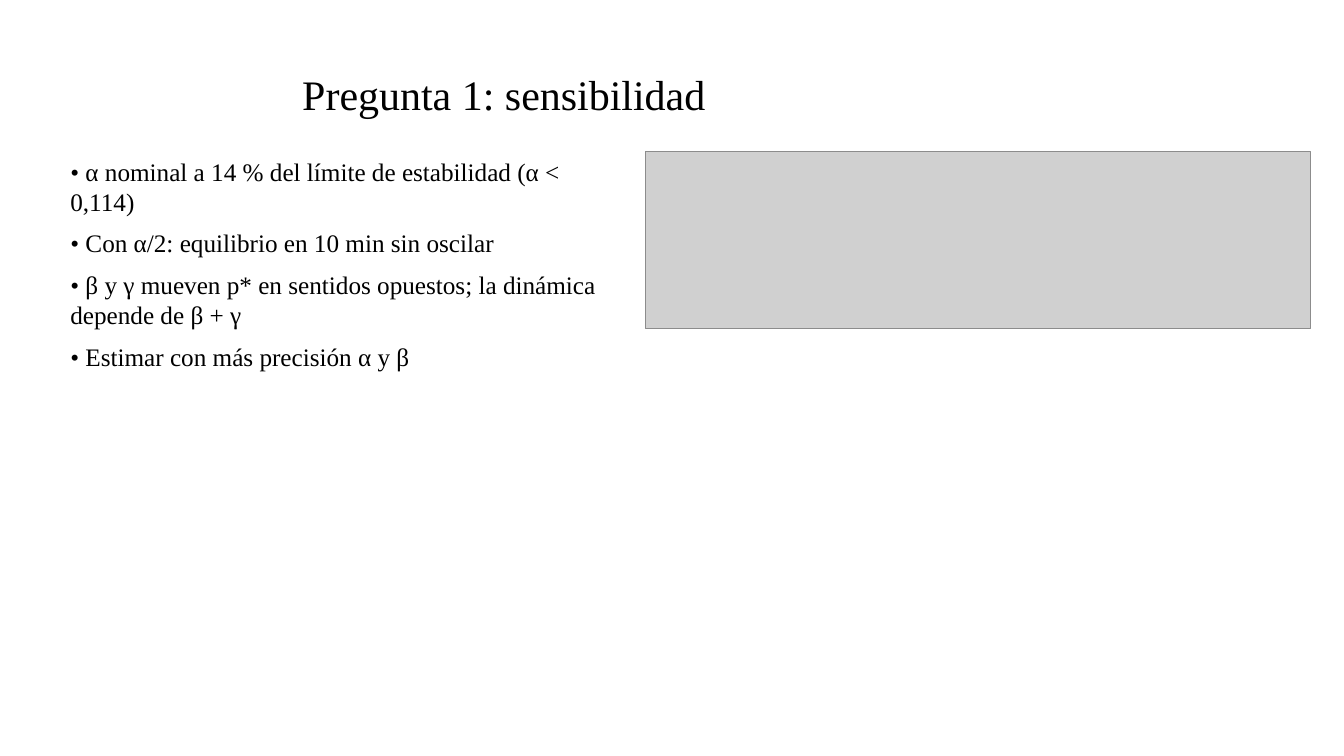
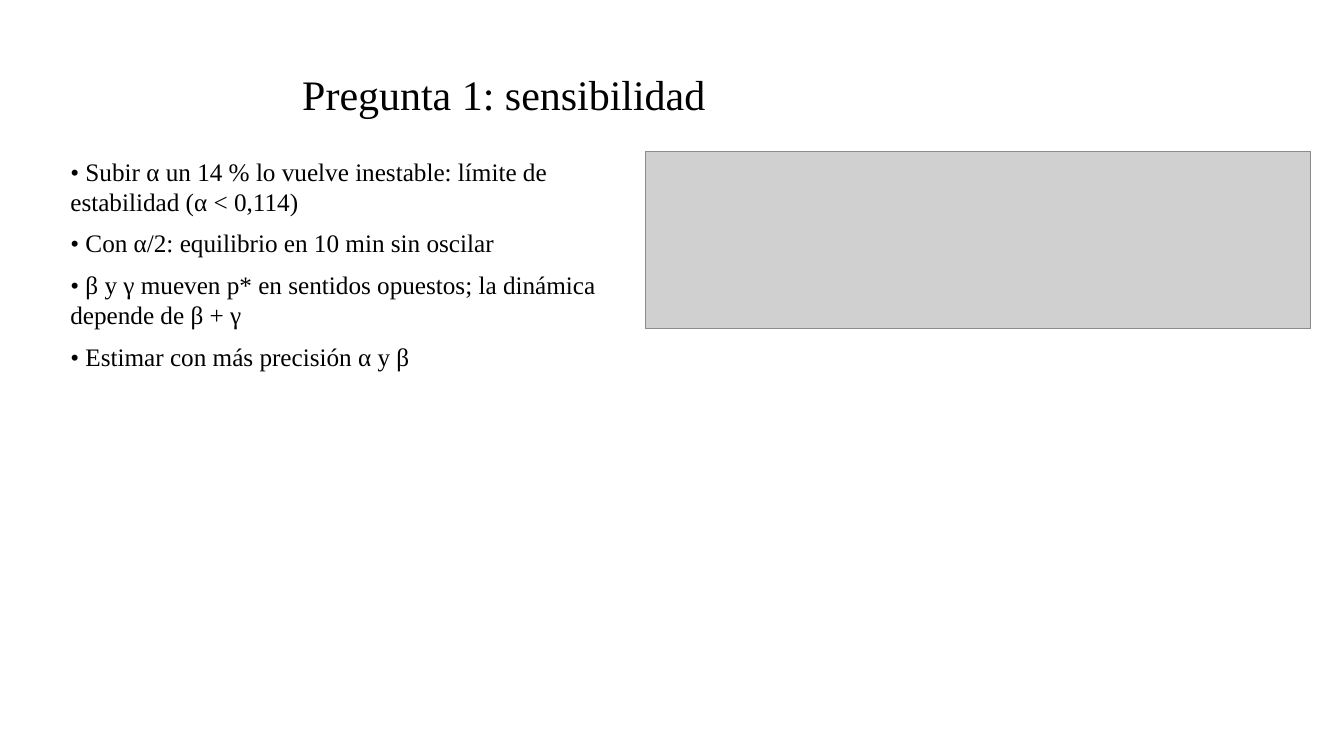
Before and after one commit to Ruben-Cordero/pasajes, a slide deck: slide 9 of informe/presentacion.pptx. Drawn at 1344x756 pixels with LibreOffice and Linux fonts; fonts in the diff are those of the drawing; grey boxes stand for pictures. Boxes give left, top, right and bottom in pixels: in the first picture for what was removed or moved away, otherwise in the second. Text is boxed around its words. In the diff, an @@ line names an element or a change of style, - is before the commit and + after.

Commit message:
añade respuestas a preguntas

```diff
--- a/informe/presentacion.pptx
+++ b/informe/presentacion.pptx
@@ text at (70, 163, 547, 216): text changed @@
-• α nominal a 14 % del límite de estabilidad (α < 0,114)
+• Subir α un 14 % lo vuelve inestable: límite de estabilidad (α < 0,114)
```
Also in this commit, not shown: 9 other files.
